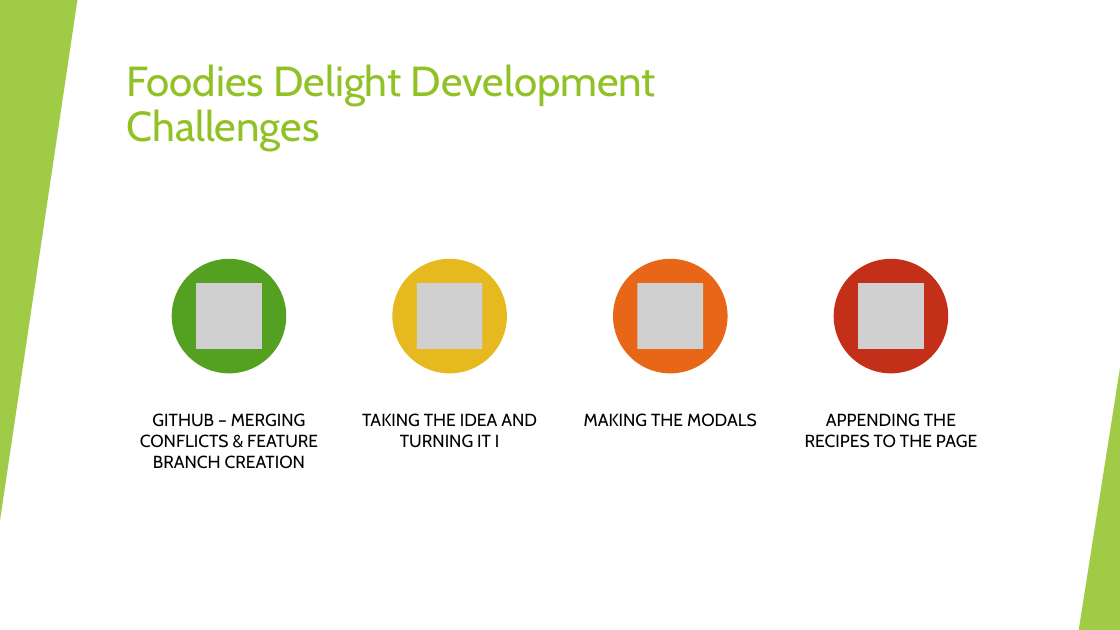
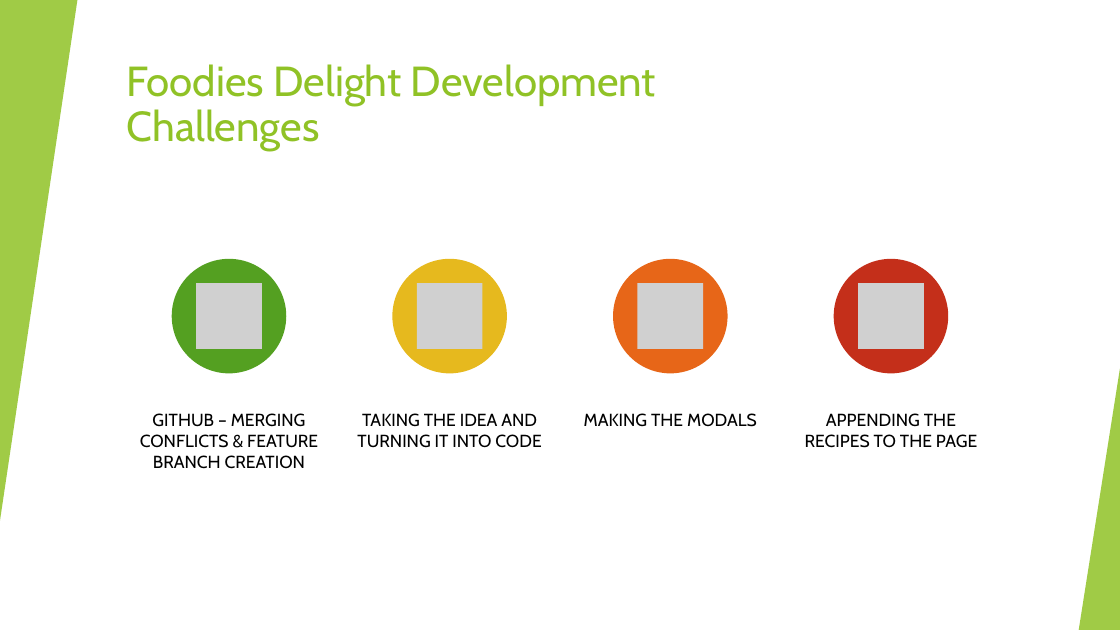
Before and after one commit to ProgramWithKimta/PROJECT-REPO, a slide deck: slide 5 of Foodies Delight - Project 1.pptx. Drawn at 1120x630 pixels with LibreOffice and Linux fonts; fonts in the diff are those of the drawing; grey boxes stand for pictures. Boxes give left, top, right and bottom in pixels: in the first picture for what was removed or moved away, otherwise in the second. Text is boxed around its words. In the diff, an @@ line names an element or a change of style, - is before the commit and + after.

```diff
--- a/Foodies Delight - Project 1.pptx
+++ b/Foodies Delight - Project 1.pptx
@@ text at (357,413,541,448): text changed @@
-TAKING THE IDEA AND TURNING IT I
+TAKING THE IDEA AND TURNING IT INTO CODE
```
Also in this commit, not shown: 3 other slides changed.
